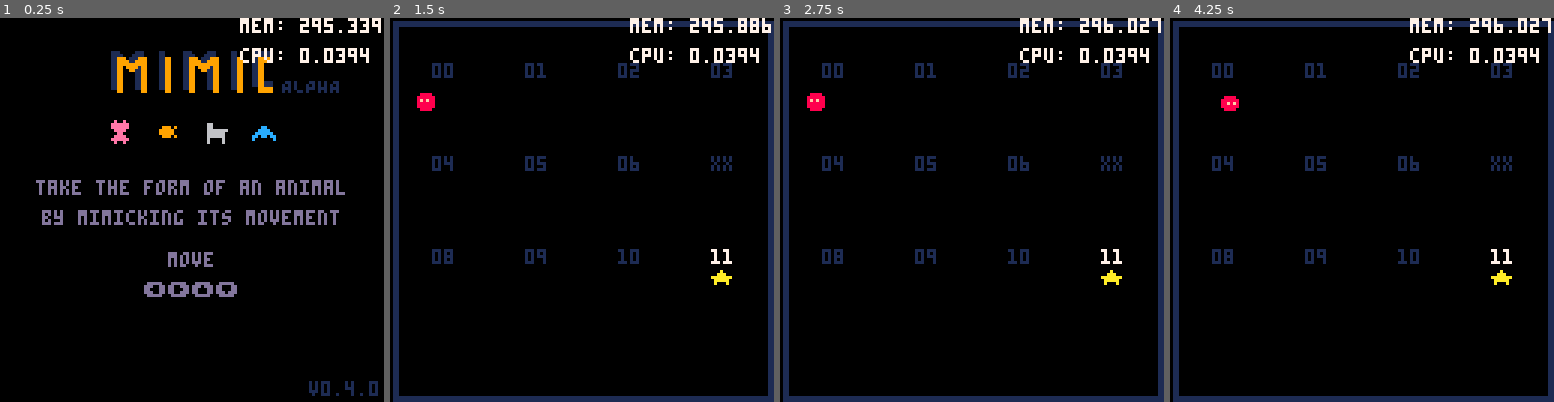
Above: before the commit, frames 1-4 (left to right).
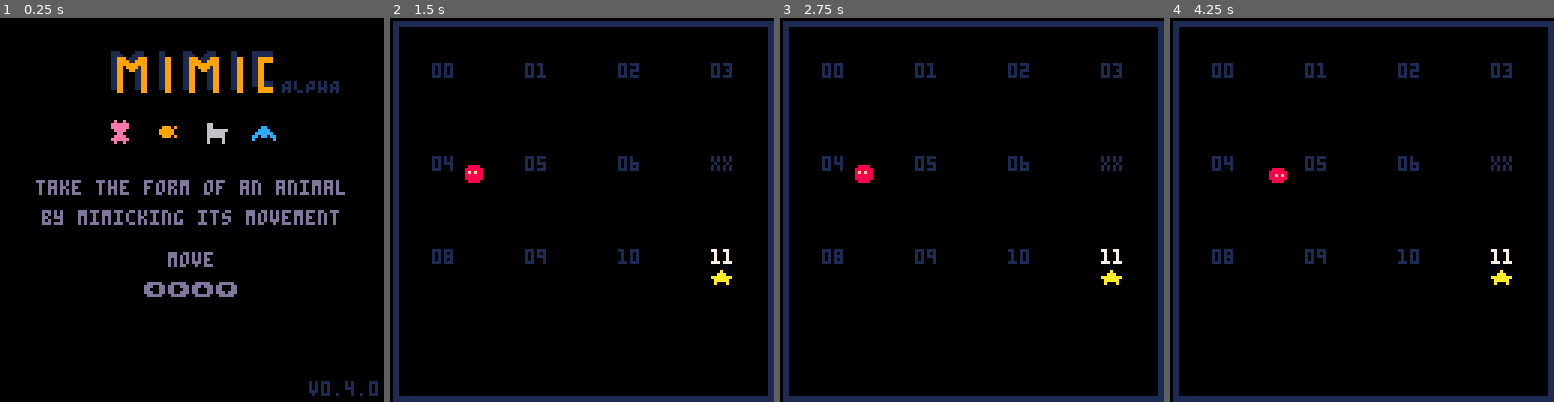
Above: after the commit, the same moments.

Repository: sourencho/mimic
Game: PICO-8 cartridge mimic.p8
Same seed, same stepped clock (60 frames per second), same inputs: the game is played once before the commit and once after it.
Inputs:
- Up to frame 1 (0.25 s): no input
- Up to frame 2 (1.5 s): tap O (Z key) at 0.33, 0.7, 1.43 s; tap X (X key) at 1.07 s
- Up to frame 3 (2.75 s): hold Left 1.97-2.37 s; tap X (X key) at 2.07, 2.4, 2.73 s; tap O (Z key) at 2.22 s; hold Down from 2.42 s (still down)
- Up to frame 4 (4.25 s): release Down at 2.82 s; hold Right 2.87-3.53 s; tap X (X key) every 0.33 s from 3.07 to 4.07 s; tap O (Z key) at 3.1, 3.98 s; hold Up 3.58-4.08 s; hold Right from 4.13 s (still down)

The runs differ from the first frame. In frame 1, 1.1% of the frame differs, in the area x 62-100%, y 0-12%; in frame 2, 1.5%, in the area x 7-100%, y 0-43%; in frame 3, 1.5%; in frame 4, 1.4%.

Commit message:
Design level 11 as a portal

Diff:
--- a/mimic.p8
+++ b/mimic.p8
@@ -27,9 +27,9 @@
 level_size = 16
 ACTOR_ID_INDEX = 0
 
-debug_mode = true
+debug_mode = false
 DEBUG_OUT_FILE = "out.txt"
-SHOW_STATS = true
+SHOW_STATS = false
 debug = "DEBUG\n"
 
 -- spr numbers 2x2 matrix to support large sprites
@@ -54,26 +54,24 @@
 teru = 128
 
 -- tile spr values
-cloud_1_spr = 67
-cloud_2_spr = 83
-cloud_3_spr = 99
-cloud_4_spr = 115
 ground_spr = 65
 
 static_tiles = {tree, water, rock, ground, win, cloud, teru}
 dynamic_tiles = {rock_small, tree_small, cloud_small}
 
 tile_frame_counts = {
-    [cloud_1_spr] = 4,
-    [cloud_2_spr] = 4,
-    [cloud_3_spr] = 4,
-    [cloud_4_spr] = 4,
+    [67] = 4, -- cloud_1_spr
+    [83] = 4, -- cloud_2_spr
+    [99] = 4, -- cloud_3_spr
+    [115] = 4, -- cloud_4_spr
+    [126] = 2, -- manish_sparkle
 }
 tile_frame_speeds = {
-    [cloud_1_spr] = 500,
-    [cloud_2_spr] = 500,
-    [cloud_3_spr] = 500,
-    [cloud_4_spr] = 500,
+    [67] = 500, -- cloud_1_spr
+    [83] = 500, -- cloud_2_spr
+    [99] = 500, -- cloud_3_spr
+    [115] = 500, -- cloud_4_spr
+    [126] = 200, -- manish_sparkle
 }
 
 tile_display_names = {
@@ -2297,7 +2295,7 @@
 
 
 __gff__
-0000000000000000000306020604000000000000000000000002030206000000000000000000000000020201000000000000000000000000000200000000000008101060606060020202020202028080040424404040400202020202000080800101214040404002020202020202808010101040404040020202020224212180
+0000000000000000000306020604000000000000000000000002030206000000000000000000000000020201000000000000000000000000000200000000000008101060606060020202020202028080040424404040400202020202000080800101214040404002020202020202808010101040404040020202020224218080
 0808080808080808080808080808080802020202020000000800000000000000020202020000000000000000000000000202020200000000000000000000000000000000000000000000000000000000000000000000000000000000000000000000000000000000000000000000000000000000000000000000000000000000
 __map__
 6060606060606060606060606060606000000000000000000000000000000000414171416161414141724141704141410000000000000000000000000000000060616162606060606060606060616060000000000000000000000000000000006057616061616060606061616060606100000000000000000000000000000000
Not shown, changed: 36 lines of the sprite sheet (__gfx__) section of mimic.p8
